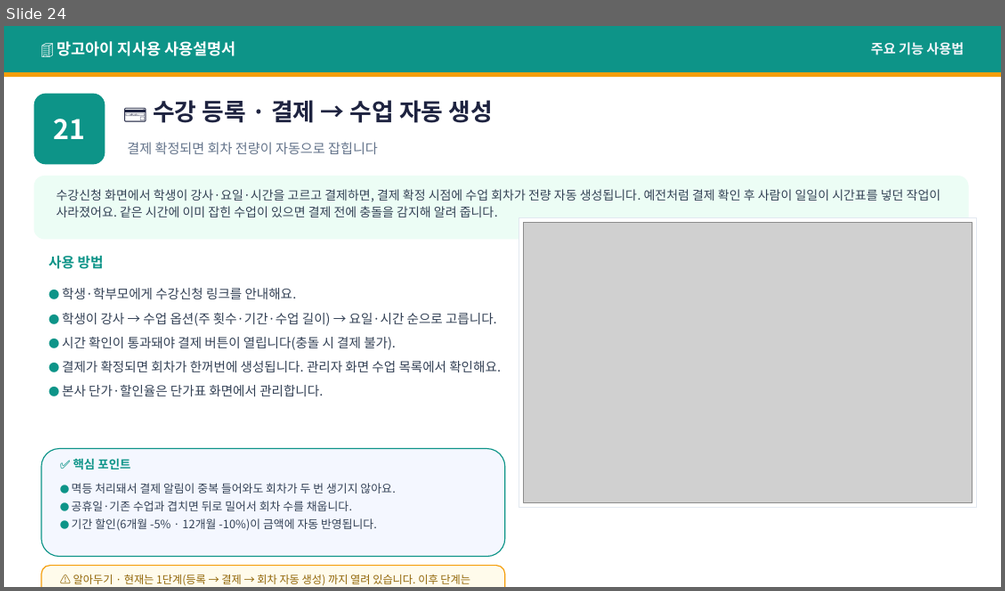
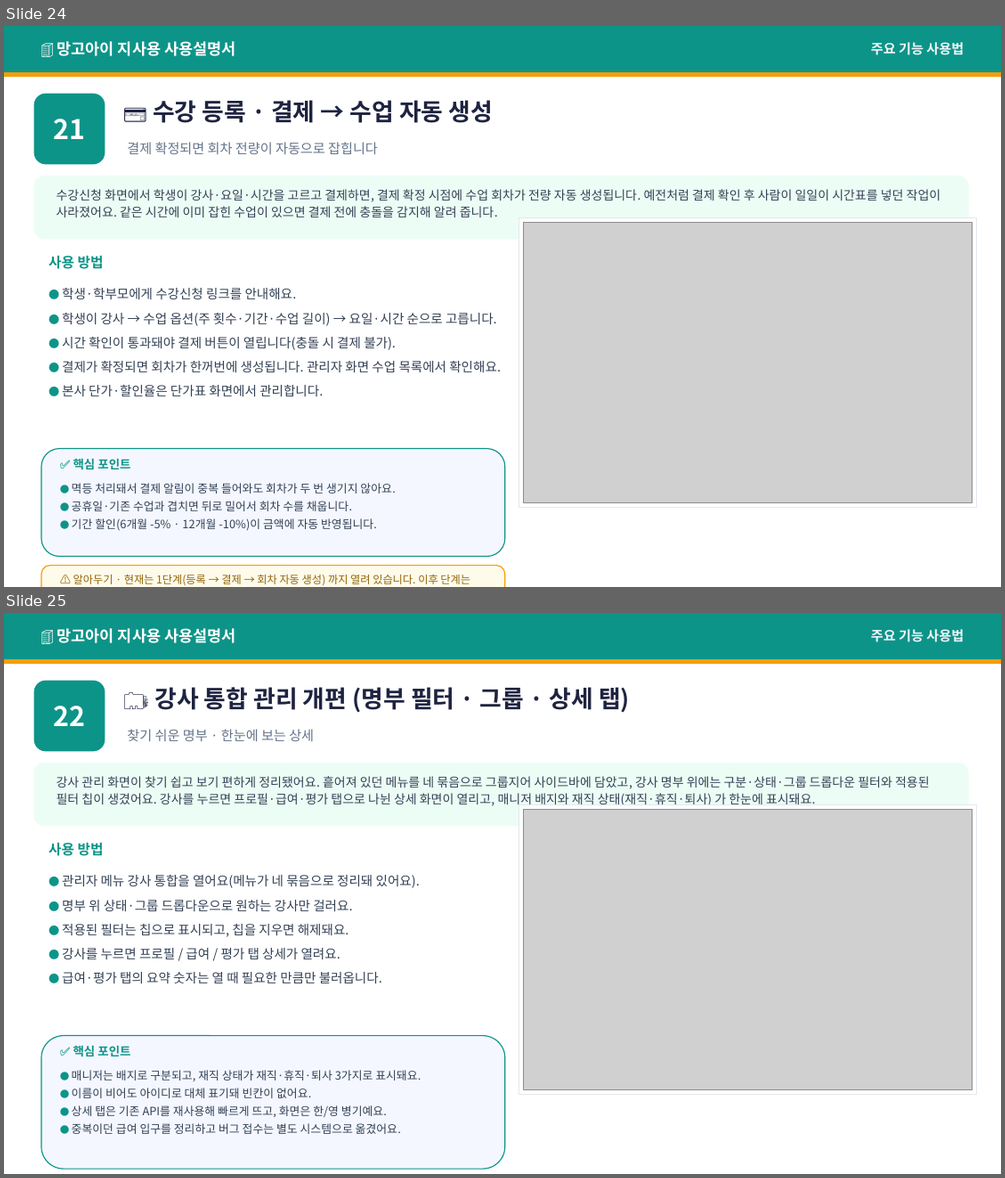
Before and after one commit to navy111p-sudo/mangoiweb, a slide deck: cloudflare-deploy/public/library/branch/hq-kr.pptx. Shown one above the other, each under a label of ours: slide 24 before the commit, slides 24 and 25 after it. The pictures are 1005x591 and 1005x1178 pixels, drawn with LibreOffice and Linux fonts; fonts in the diff are those of the drawing; grey boxes stand for pictures. Boxes give left, top, right and bottom in pixels: in the first picture for what was removed or moved away, otherwise in the second. Text is boxed around its words. In the diff, an @@ line names an element or a change of style, - is before the commit and + after.

```diff
--- a/cloudflare-deploy/public/library/branch/hq-kr.pptx
+++ b/cloudflare-deploy/public/library/branch/hq-kr.pptx
@@ slide 25 added at (x1=4, y1=613, x2=1001, y2=1174), background #FFFFFF @@
@@ rectangle added at (x1=4, y1=613, x2=1001, y2=659), fill #0D9488 @@
@@ text added at (x1=57, y1=628, x2=235, y2=643), 15 pt, text #FFFFFF, bold @@
+🏢 망고아이 지사용 사용설명서
@@ text added at (x1=871, y1=629, x2=963, y2=642), 13 pt, text #F1F5F9, bold @@
+주요 기능 사용법
@@ rectangle added at (x1=4, y1=659, x2=1001, y2=664), fill #F59E0B @@
@@ rounded rectangle added at (x1=34, y1=681, x2=105, y2=751), fill #0D9488 @@
@@ text added at (x1=154, y1=687, x2=630, y2=713), 23 pt, text #1E2340, bold @@
+🗂️ 강사 통합 관리 개편 (명부 필터 · 그룹 · 상세 탭)
@@ text added at (x1=54, y1=706, x2=86, y2=726), 26 pt, text #FFFFFF, bold @@
+22
@@ text added at (x1=127, y1=729, x2=314, y2=741), 13 pt, text #64748B @@
+찾기 쉬운 명부 · 한눈에 보는 상세
@@ rounded rectangle added at (x1=34, y1=763, x2=969, y2=826), fill #ECFDF5 @@
@@ text added at (x1=57, y1=776, x2=930, y2=806), 12 pt, text #334155 @@
+강사 관리 화면이 찾기 쉽고 보기 편하게 정리됐어요. 흩어져 있던 메뉴를 네 묶음으로 그룹지어 사이드바에 담았고, 강사 명부 위에는 구분·상태·그룹 드롭다운 필터와 적용된 필터 칩이 생겼어요. 강사를 누르면 프로필·급여·평가 탭으로 나뉜 상세 화면이 열리고, 매니저 배지와 재직 상태(재직·휴직·퇴사) 가 한눈에 표시돼요.
@@ rectangle added at (x1=519, y1=804, x2=977, y2=1094), fill #FFFFFF, outline #E2E8F0 1 pt @@
@@ picture added at (x1=524, y1=809, x2=972, y2=1089) @@
@@ text added at (x1=48, y1=842, x2=104, y2=856), 13.5 pt, text #0D9488, bold @@
+사용 방법
@@ text added at (x1=62, y1=875, x2=420, y2=983), 12.5 pt, text #334155 @@
+● 관리자 메뉴 강사 통합을 열어요(메뉴가 네 묶음으로 정리돼 있어요).
+● 명부 위 상태·그룹 드롭다운으로 원하는 강사만 걸러요.
+● 적용된 필터는 칩으로 표시되고, 칩을 지우면 해제돼요.
+● 강사를 누르면 프로필 / 급여 / 평가 탭 상세가 열려요.
+● 급여·평가 탭의 요약 숫자는 열 때 필요한 만큼만 불러옵니다.
@@ rounded rectangle added at (x1=41, y1=1036, x2=505, y2=1168), fill #F4F7FF, outline #0D9488 1 pt @@
@@ text added at (x1=73, y1=1045, x2=130, y2=1057), 11.5 pt, text #0D9488, bold @@
+✅ 핵심 포인트
@@ text added at (x1=72, y1=1070, x2=421, y2=1134), 11 pt, text #334155 @@
+● 매니저는 배지로 구분되고, 재직 상태가 재직·휴직·퇴사 3가지로 표시돼요.
+● 이름이 비어도 아이디로 대체 표기돼 빈칸이 없어요.
+● 상세 탭은 기존 API를 재사용해 빠르게 뜨고, 화면은 한/영 병기예요.
+● 중복이던 급여 입구를 정리하고 버그 접수는 별도 시스템으로 옮겼어요.
```
Also in this commit, not shown: 6 slides changed, 1 other slide added, 33 other files.
